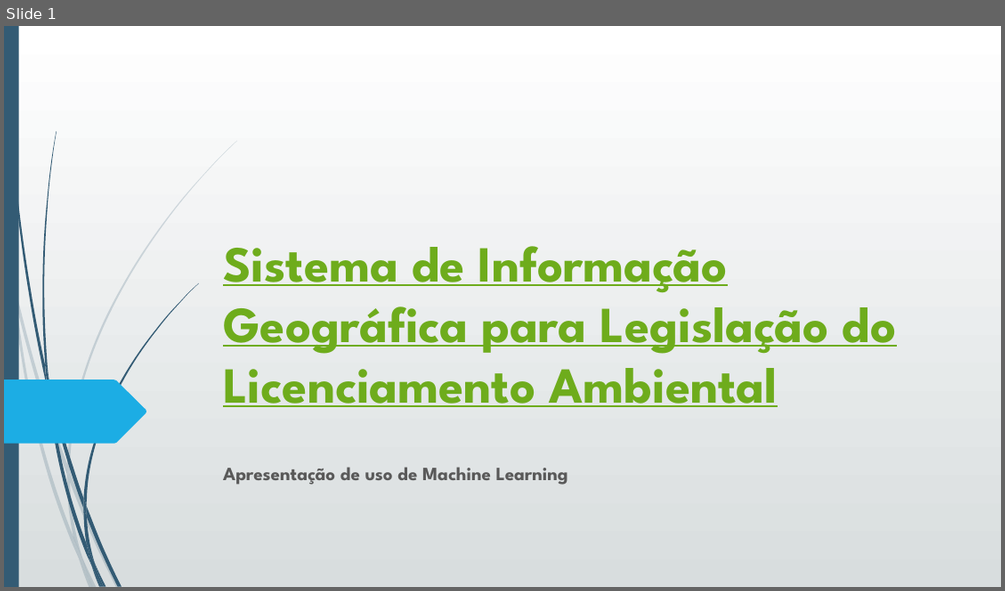
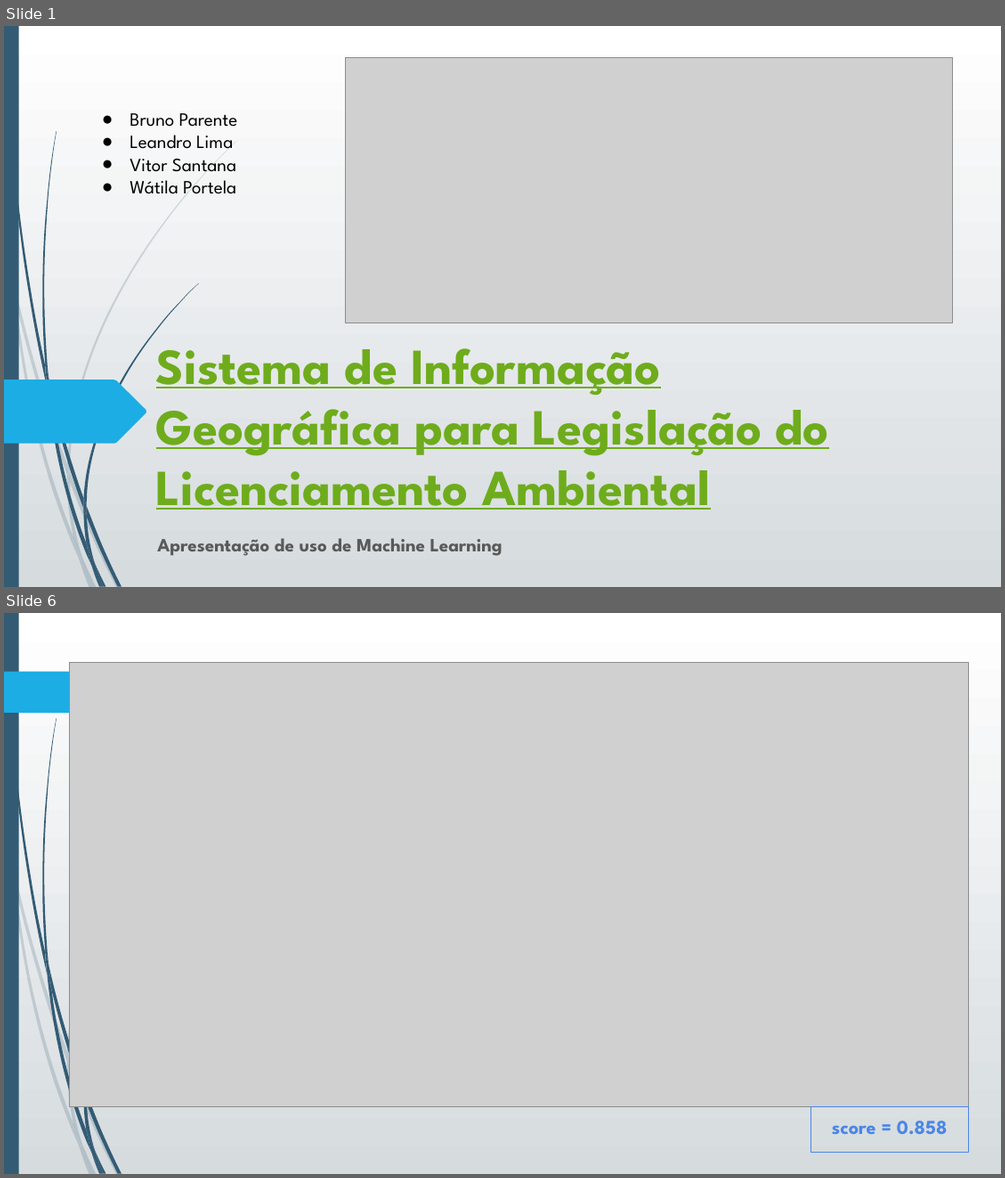
Before and after one commit to leoexcelsus/siglla_phase2, a slide deck: siglla fase2.pptx. Shown one above the other, each under a label of ours: slide 1 before the commit, slides 1 and 6 after it; the slides between them are not shown. The pictures are 1005x591 and 1005x1178 pixels, drawn with LibreOffice and Linux fonts; fonts in the diff are those of the drawing; grey boxes stand for pictures. Boxes give left, top, right and bottom in pixels: in the first picture for what was removed or moved away, otherwise in the second. Text is boxed around its words. In the diff, an @@ line names an element or a change of style, - is before the commit and + after.

```diff
--- a/siglla fase2.pptx
+++ b/siglla fase2.pptx
@@ slide 6 added at <box>4,613,1001,1174</box>, background gradient #FFFFFF to #D6DBDE; not listed: 21 template elements that a slide beside it also shows @@
@@ picture added at <box>70,663,969,1107</box> @@
@@ freeform shape added at <box>4,672,134,713</box>, fill #1CADE4 @@
@@ rectangle added at <box>811,1107,969,1151</box>, outline #4A86E8 0.75 pt, 19 pt, text #4A86E8, bold @@
+score = 0.858
@@ slide 1 changed as well @@
@@ background gradient #FFFFFF to #D7DDE0 to gradient #FFFFFF to #D6DBDE @@
@@ picture added at <box>345,58,952,323</box> @@
@@ text added at <box>129,113,238,199</box>, 18 pt, text #000000 @@
+● Bruno Parente
+● Leandro Lima
+● Vitor Santana
+● Wátila Portela
@@ title "Sistema de Informação Geográfica para ...": place and size @@
-title "Sistema de Informação Geográfica para ..." at <box>223,246,897,407</box>
+title "Sistema de Informação Geográfica para ..." at <box>156,348,829,509</box>
@@ subtitle "Apresentação de uso de Machine ...": place and size @@
-subtitle "Apresentação de uso de Machine ..." at <box>223,467,568,484</box>
+subtitle "Apresentação de uso de Machine ..." at <box>157,538,502,556</box>
@@ subtitle "Apresentação de uso de Machine ..." at <box>157,538,502,556</box>: less space between paragraphs @@
```
Also in this commit, not shown: 2 other slides changed, 6 other slides added, 3 slides removed.
